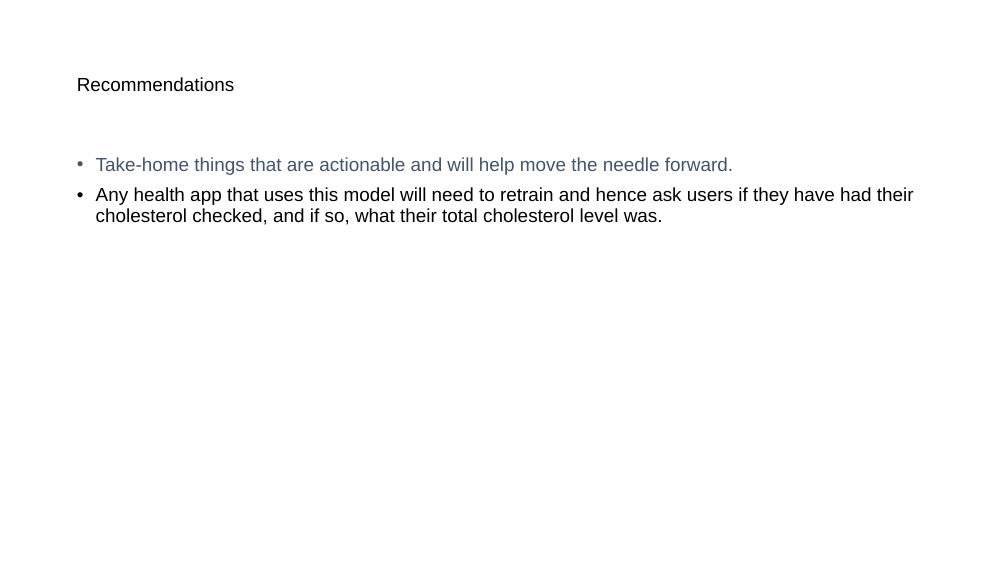
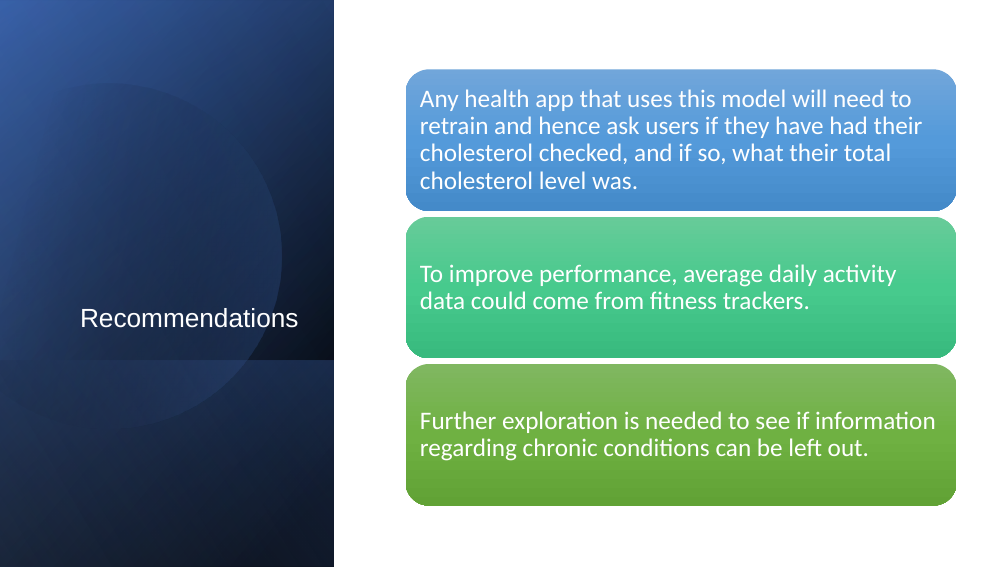
Before and after one commit to mathisme/ThinkfulDSFinalCapstone, a slide deck: slide 11 of Presentation.pptx. Drawn at 1008x567 pixels with LibreOffice and Linux fonts; fonts in the diff are those of the drawing. Boxes give left, top, right and bottom in pixels: in the first picture for what was removed or moved away, otherwise in the second. Text is boxed around its words. In the diff, an @@ line names an element or a change of style, - is before the commit and + after.

```diff
--- a/Presentation.pptx
+++ b/Presentation.pptx
@@ rectangle added at (x1=0, y1=0, x2=334, y2=567), fill gradient #000000 to #2F5597 @@
@@ rectangle added at (x1=0, y1=1, x2=334, y2=567), fill gradient #000000 to #4472C4 @@
@@ rectangle added at (x1=0, y1=0, x2=334, y2=567), fill gradient #000000 to #8FAADC @@
@@ freeform shape added at (x1=0, y1=42, x2=323, y2=464), fill gradient #000000 to #4472C4 @@
@@ text "Any health app that uses ..." moved from (x1=96, y1=157, x2=914, y2=225) to (x1=420, y1=89, x2=923, y2=189) @@
@@ text "Any health app that uses ..." at (x1=420, y1=89, x2=923, y2=189): size 18 to 24 pt, font Arial to Calibri, text colour #000000 to #FFFFFF; bullet • to none; less space between paragraphs; vertical alignment top to middle @@
@@ title "Recommendations" moved from (x1=77, y1=77, x2=235, y2=92) to (x1=80, y1=308, x2=299, y2=328) @@
@@ title "Recommendations" at (x1=80, y1=308, x2=299, y2=328): size 18 to 25 pt, text colour #000000 to #FFFFFF; alignment left to right; vertical alignment middle to bottom @@
@@ text at (x1=96, y1=157, x2=733, y2=175): paragraph removed @@
-• Take-home things that are actionable and will help move the needle forward.
@@ rectangle added at (x1=0, y1=360, x2=334, y2=567), fill gradient #4472C4 to #000000 @@
@@ group added at (x1=405, y1=70, x2=957, y2=506): 3 rounded rectangles, 2 texts @@
+To improve performance, average daily activity data could come from fitness trackers.
+Further exploration is needed to see if information regarding chronic conditions can be left out.
```
Also in this commit, not shown: 8 other slides changed, 6 slides added, 4 slides removed.
